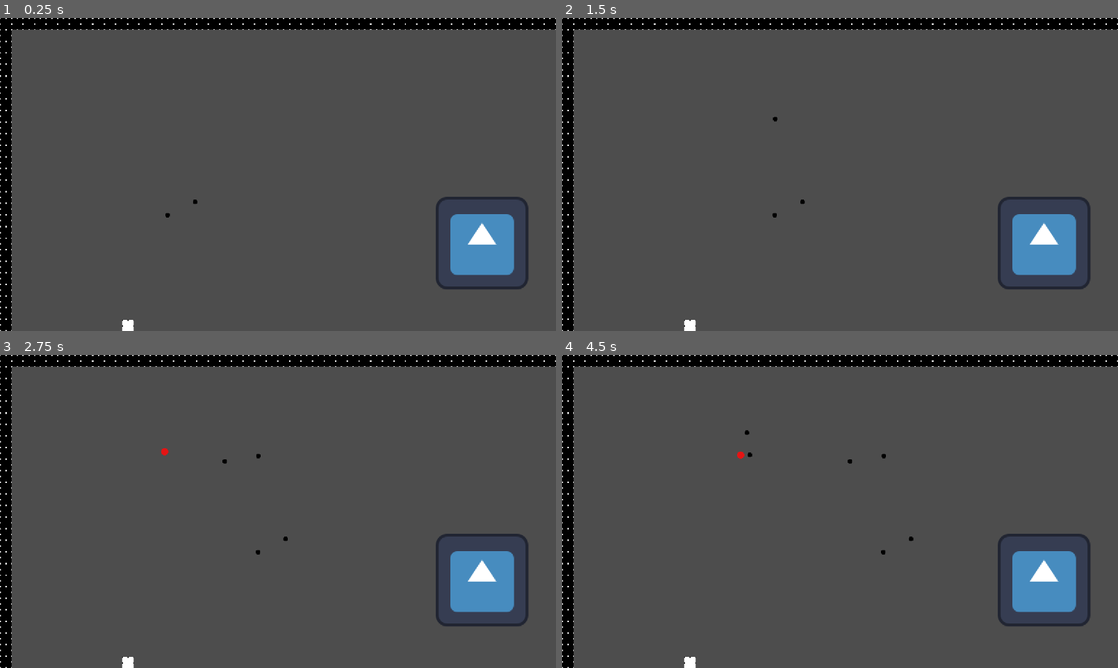
Above: before the commit, frames 1-4 (two rows, left to right).
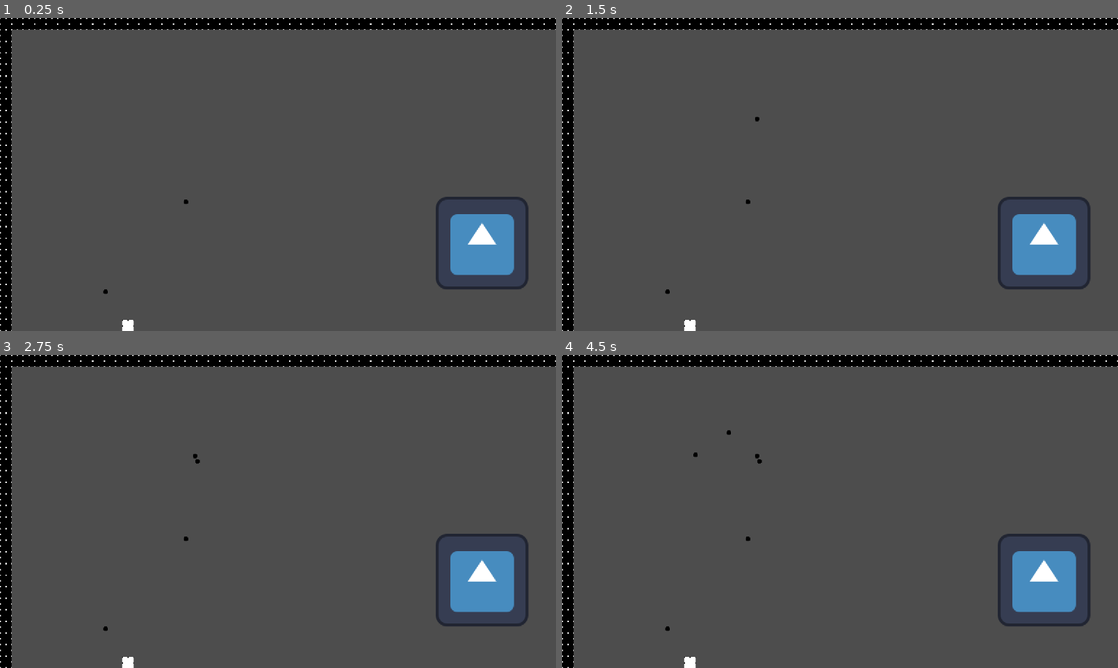
Above: after the commit, the same moments.

Repository: ZiyadAziz/BlackFysh
Game: Godot game, scene res://scenes/game.tscn
The game is run twice, just before and just after one commit, with the same random seed, the same clock (stepped at 60 frames per second) and the same inputs. The engine's default icon, where the game draws it, is replaced by a stand-in: a white triangle on a blue panel in a dark square.
Inputs (mouse positions are in pixels of both pictures, inside the frame that each line leads up to):
- Up to frame 1 (0.25 s): no input
- Up to frame 2 (1.5 s): tap Enter at 0.5 s; move the mouse to (739, 215) at 0.52 s; click (739, 215) at 0.67 s; tap Space at 1.25 s; move the mouse to (795, 202) at 1.27 s; click (795, 202) at 1.42 s
- Up to frame 3 (2.75 s): tap Enter at 2 s; move the mouse to (166, 452) at 2.02 s; click (166, 452) at 2.17 s
- Up to frame 4 (4.5 s): tap Space at 2.75 s; move the mouse to (817, 455) at 2.77 s; click (817, 455) at 2.92 s; tap Enter at 3.5 s; move the mouse to (812, 461) at 3.52 s; click (812, 461) at 3.67 s; move the mouse to (739, 455) at 4.27 s; click (739, 455) at 4.42 s

The runs differ from the first frame. In frame 1, less than 0.1% of the frame differs, in the area x 18-36%, y 58-89%; in frame 2, less than 0.1%; in frame 3, 0.1%; in frame 4, 0.2%, in the area x 18-64%, y 24-89%.

Commit message:
minigame prototype

Diff:
--- a/project.godot
+++ b/project.godot
@@ -17,6 +17,7 @@
 
 [display]
 
+window/size/mode=2
 window/stretch/mode="viewport"
 
 [physics]
--- a/scenes/fysh_prototype.tscn
+++ b/scenes/fysh_prototype.tscn
@@ -10,6 +10,7 @@
 size = Vector2(10, 6)
 
 [node name="Fysh_Prototype" type="CharacterBody2D" unique_id=153737823]
+input_pickable = true
 script = ExtResource("1_vyssj")
 
 [node name="Sprite2D" type="Sprite2D" parent="." unique_id=1047669423]
--- a/scenes/game.tscn
+++ b/scenes/game.tscn
@@ -7,6 +7,7 @@
 [ext_resource type="Texture2D" uid="uid://b4yawbgisx7xp" path="res://assets/temp_edge.png" id="4_lbhrr"]
 [ext_resource type="PackedScene" uid="uid://blrvkmb54y5g4" path="res://scenes/fysh_prototype.tscn" id="6_p57ef"]
 [ext_resource type="PackedScene" uid="uid://csb5allwih0ls" path="res://scenes/spawner.tscn" id="7_u5sy4"]
+[ext_resource type="PackedScene" uid="uid://dxpjankv6wfk5" path="res://scenes/minigame_prototype.tscn" id="8_gee14"]
 
 [sub_resource type="WorldBoundaryShape2D" id="WorldBoundaryShape2D_yf5fn"]
 normal = Vector2(-1, 0)
@@ -338,7 +339,7 @@
 texture = ExtResource("3_lbhrr")
 
 [node name="Fysh_Prototype" parent="." unique_id=441396058 instance=ExtResource("6_p57ef")]
-position = Vector2(-165, 56)
+position = Vector2(-238, 162)
 
 [node name="Fysh_Prototype2" parent="." unique_id=630238990 instance=ExtResource("6_p57ef")]
 position = Vector2(-127, 38)
@@ -350,3 +351,6 @@
 
 [node name="CollisionShape2D" type="CollisionShape2D" parent="temp_world_boundry" unique_id=1450466887]
 shape = SubResource("WorldBoundaryShape2D_yf5fn")
+
+[node name="minigame_prototype" parent="." unique_id=517266032 instance=ExtResource("8_gee14")]
+position = Vector2(1, 1)
--- /dev/null
+++ b/scenes/minigame_prototype.tscn
@@ -0,0 +1,61 @@
+[gd_scene format=3 uid="uid://dxpjankv6wfk5"]
+
+[ext_resource type="Texture2D" uid="uid://c21bvdm12nwoy" path="res://assets/temp_unspawnable.png" id="1_7i0v3"]
+[ext_resource type="Script" uid="uid://c6bs0sq3t8rq3" path="res://scripts/minigame_prototype.gd" id="1_dvhyu"]
+[ext_resource type="Texture2D" uid="uid://dnbmvvrffi3ad" path="res://assets/temp_spawnable.png" id="2_dvhyu"]
+
+[sub_resource type="RectangleShape2D" id="RectangleShape2D_g4v7s"]
+size = Vector2(132.5, 41)
+
+[sub_resource type="RectangleShape2D" id="RectangleShape2D_yf5fn"]
+size = Vector2(132, 41)
+
+[node name="minigame_prototype" type="Node2D" unique_id=517266032]
+visible = false
+script = ExtResource("1_dvhyu")
+
+[node name="Sprite2D" type="Sprite2D" parent="." unique_id=1578573167]
+position = Vector2(-1.0000076, -0.5)
+scale = Vector2(29.875004, 17.062502)
+texture = ExtResource("1_7i0v3")
+
+[node name="catch" type="Area2D" parent="." unique_id=783778073]
+
+[node name="Sprite2D" type="Sprite2D" parent="catch" unique_id=1210991126]
+position = Vector2(-109, 0.5)
+scale = Vector2(8.249999, 2.5625)
+texture = ExtResource("2_dvhyu")
+
+[node name="CollisionShape2D" type="CollisionShape2D" parent="catch" unique_id=2116079278]
+position = Vector2(-109, 1)
+shape = SubResource("RectangleShape2D_g4v7s")
+
+[node name="Label" type="Label" parent="catch" unique_id=702260777]
+offset_left = -132.0
+offset_top = -12.0
+offset_right = -88.0
+offset_bottom = 11.0
+theme_override_colors/font_color = Color(0, 0, 0, 1)
+text = "Catch"
+
+[node name="release" type="Area2D" parent="." unique_id=947643334]
+
+[node name="Sprite2D" type="Sprite2D" parent="release" unique_id=44823213]
+position = Vector2(108, 0.5)
+scale = Vector2(8.25, 2.5625)
+texture = ExtResource("2_dvhyu")
+
+[node name="CollisionShape2D" type="CollisionShape2D" parent="release" unique_id=1670538789]
+position = Vector2(108, 1)
+shape = SubResource("RectangleShape2D_yf5fn")
+
+[node name="Label" type="Label" parent="release" unique_id=373715076]
+offset_left = 79.0
+offset_top = -13.0
+offset_right = 139.0
+offset_bottom = 10.0
+theme_override_colors/font_color = Color(0, 0, 0, 1)
+text = "Release"
+
+[connection signal="input_event" from="catch" to="." method="_on_catch_input_event"]
+[connection signal="input_event" from="release" to="." method="_on_release_input_event"]
--- a/scripts/fysh_prototype.gd
+++ b/scripts/fysh_prototype.gd
@@ -2,10 +2,11 @@
 
 #@onready var level_manager: Node = %LevelManager
 @onready var level_manager = get_node("/root/Game/LevelManager")
+@onready var minigame_prototype = get_node("/root/Game/minigame_prototype")
 
 #The vision cone for the fysh might either be a raycast or area2d (currently using area2d)
 # or a secret third thing that a youtube video tells me
-@onready var collision_shape_2d: CollisionShape2D = $vision/CollisionShape2D
+@onready var collision_shape_2d: CollisionShape2D = $CollisionShape2D
 
 var SPEED := 50.0
 var speed_mult = 1
@@ -20,7 +21,18 @@
 		#After the minigame I would either have the fish catch screen
 		# or fish getting away screen
 
-		level_manager.add_point()
+		#In the future this would be changed to be the minigame itself
+		# need to actually make the minigame, but I think the minigame
+		# somehow needs to return a true or false, and based on that
+		# a menu would pop up with the fysh you caught or with a fail
+		# message
+
+		#When the minigame is occuring, I need to disable the tool so that I dont
+		# click on anything aside from interacting with the minigame
+		# (this could either be done by having like a minigame tool or disabling
+		# the capability of the fysh to be interacted with; I think the first solution
+		# might be easier by just having a tool called MINIGAME or something)
+		minigame_prototype.show()
 		queue_free()
 
 func _process(delta: float) -> void:
@@ -34,5 +46,6 @@
 	# requires editing rotation (look at space loop for that), the rotation should be randomized on ready
 
 	if current_state == State.IDLE:
-		position.x += SPEED * delta * direction
+		pass
+		#position.x += SPEED * delta * direction
 	pass
--- a/scripts/level_manager.gd
+++ b/scripts/level_manager.gd
@@ -6,7 +6,7 @@
 
 #This will be useful later, current tool is a speargun for now since I need to implement da rod
 enum Tools {FYSHINGROD, NET, SPEARGUN}
-var current_tool = Tools.FYSHINGROD
+var current_tool = Tools.SPEARGUN
 var bobber_out = false
 
 func fysh_spawned():
--- /dev/null
+++ b/scripts/minigame_prototype.gd
@@ -0,0 +1,25 @@
+extends Node2D
+
+@onready var level_manager: Node = %LevelManager
+
+# Called when the node enters the scene tree for the first time.
+func _ready() -> void:
+	pass # Replace with function body.
+
+
+# Called every frame. 'delta' is the elapsed time since the previous frame.
+func _process(delta: float) -> void:
+	pass
+
+
+func _on_catch_input_event(viewport: Node, event: InputEvent, shape_idx: int) -> void:
+	if event is InputEventMouseButton and event.pressed and event.button_index == MOUSE_BUTTON_LEFT:
+		level_manager.add_point()
+		hide()
+	pass # Replace with function body.
+
+
+func _on_release_input_event(viewport: Node, event: InputEvent, shape_idx: int) -> void:
+	if event is InputEventMouseButton and event.pressed and event.button_index == MOUSE_BUTTON_LEFT:
+		hide()
+	pass # Replace with function body.
Not shown, added: scripts/minigame_prototype.gd.uid
